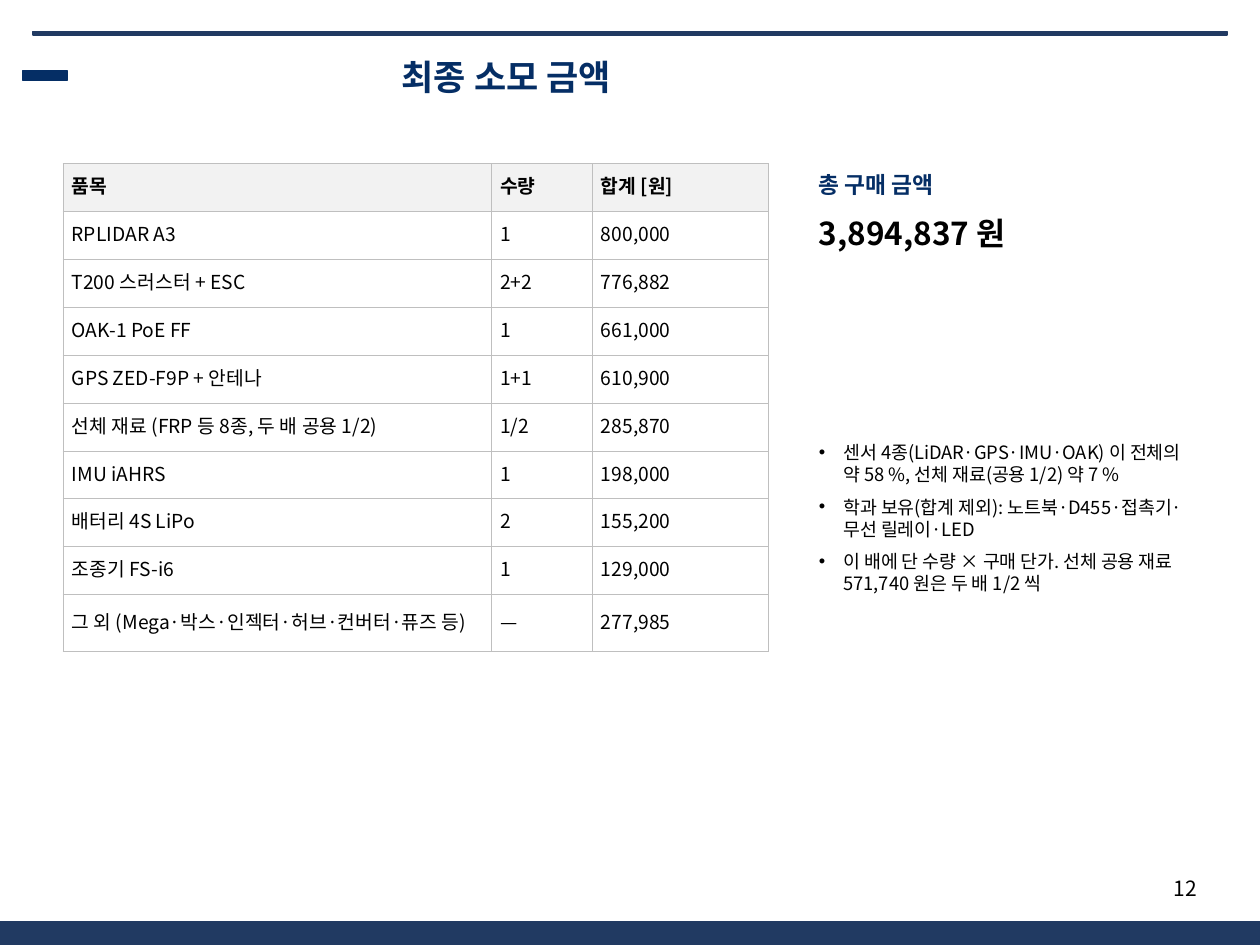
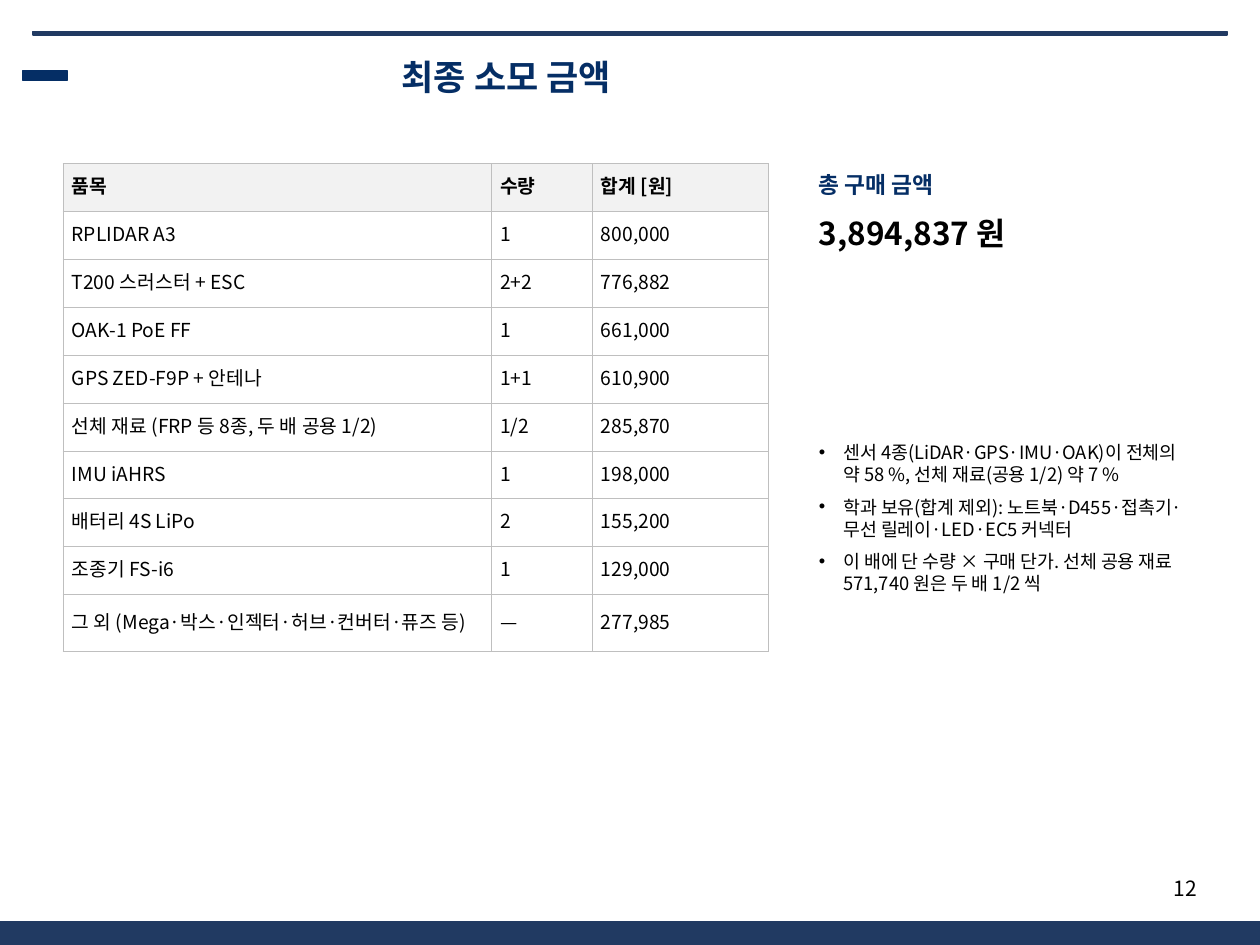
Before and after one commit to unmatsutake377-rgb/ros2_ws, a slide deck: slide 12 of docs/전달용/보고서_분담/발표자료_SSF_A.pptx. Drawn at 1260x945 pixels with LibreOffice and Linux fonts; fonts in the diff are those of the drawing; background and template pictures are left out. Boxes give left, top, right and bottom in pixels: in the first picture for what was removed or moved away, otherwise in the second. Text is boxed around its words. In the diff, an @@ line names an element or a change of style, - is before the commit and + after.

```diff
--- a/docs/전달용/보고서_분담/발표자료_SSF_A.pptx
+++ b/docs/전달용/보고서_분담/발표자료_SSF_A.pptx
@@ text at (x1=843, y1=443, x2=1183, y2=538): text changed @@
-• 센서 4종(LiDAR·GPS·IMU·OAK) 이 전체의 약 58 %, 선체 재료(공용 1/2) 약 7 %
-• 학과 보유(합계 제외): 노트북·D455·접촉기·무선 릴레이·LED
+• 센서 4종(LiDAR·GPS·IMU·OAK)이 전체의 약 58 %, 선체 재료(공용 1/2) 약 7 %
+• 학과 보유(합계 제외): 노트북·D455·접촉기·무선 릴레이·LED·EC5 커넥터
```
Also in this commit, not shown: 4 other slides changed, 7 other files.
